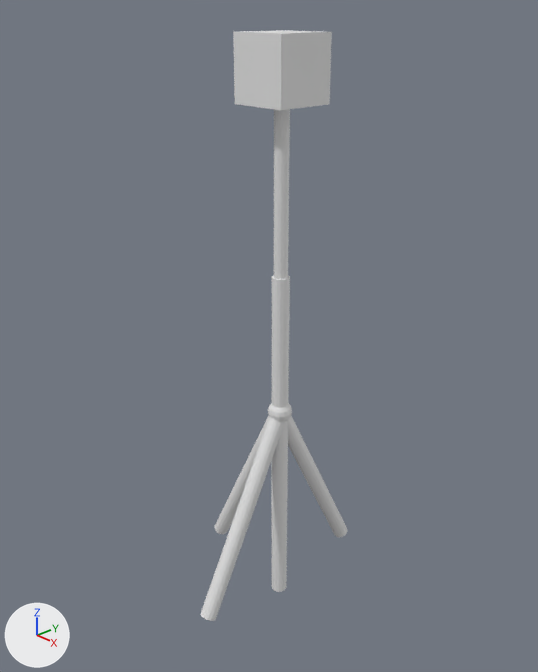
Before and after pictures for a commit that changed the Blender file tower.blend.
The view is the same before and after, from a 50 mm camera at (0.835, -0.801, 1.017) aimed at (-0.076, 0.044, 0.466). Arrows for +X, +Y and +Z are at lower left; the lights stay in place.

In view in the first picture: 'ball joint', 'leg.e', 'leg.n', 'leg.s', 'leg.w', 'sensor', 'stem', 'stem-inner'.
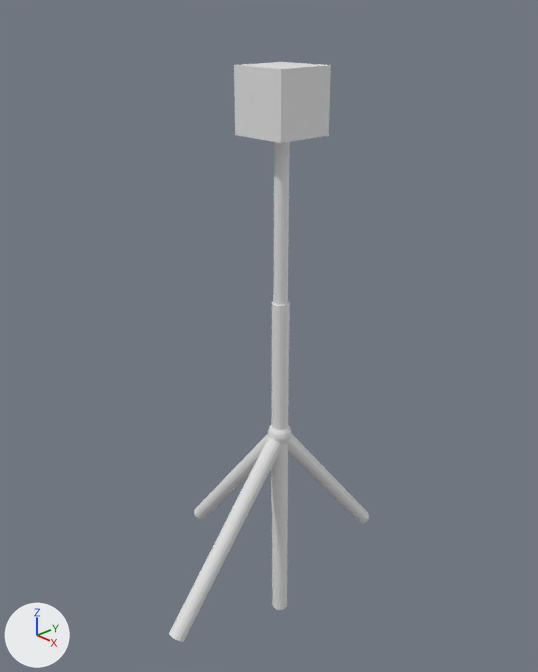
Commit message: fixed where legs broke if global z > 0

The change in detail:
Object 'leg.w' (ob_leg_w) turns from (0, 26, 0) to (0, 39, 0) degrees about x, y and z.
Object 'sensor' (ob_sensor) moves from (0.0, 0.0, 0.308) to (0.0, 0.0, 0.263).
Object 'ball joint' (ob_ball_joint) moves from (0.0, 0.0, 0.358) to (0.0, 0.0, 0.313).
Object 'leg.n' (ob_leg_n) turns from (26, 0, 0) to (39, 0, 0) degrees about x, y and z.
Object 'leg.e' (ob_leg_e) turns from (0, 0.3, 0) to (0, 0, 0) degrees about x, y and z.
Object 'leg.s' (ob_leg_s) turns from (-26, 0, 0) to (-39, 0, 0) degrees about x, y and z.

Boxes (x1, y1, x2, y2) around the edits, measured in the pictures (538 x 672 px):
'sensor', moved
    before: (233, 30, 332, 110)
    after: (234, 62, 331, 143)
'leg.s', moved, turned
    before: (201, 417, 284, 621)
    after: (169, 437, 283, 642)
'stem', moved
    before: (271, 275, 290, 486)
    after: (271, 301, 290, 505)
'stem-inner', moved
    before: (274, 109, 290, 279)
    after: (273, 142, 290, 305)
'leg.n', moved, turned
    before: (287, 416, 347, 537)
    after: (287, 434, 369, 523)
'leg.e', moved, turned
    before: (271, 421, 288, 592)
    after: (272, 443, 288, 610)
'leg.w', turned, moved
    before: (215, 415, 269, 534)
    after: (194, 434, 269, 519)
'ball joint', moved
    before: (268, 403, 292, 422)
    after: (268, 425, 292, 444)
